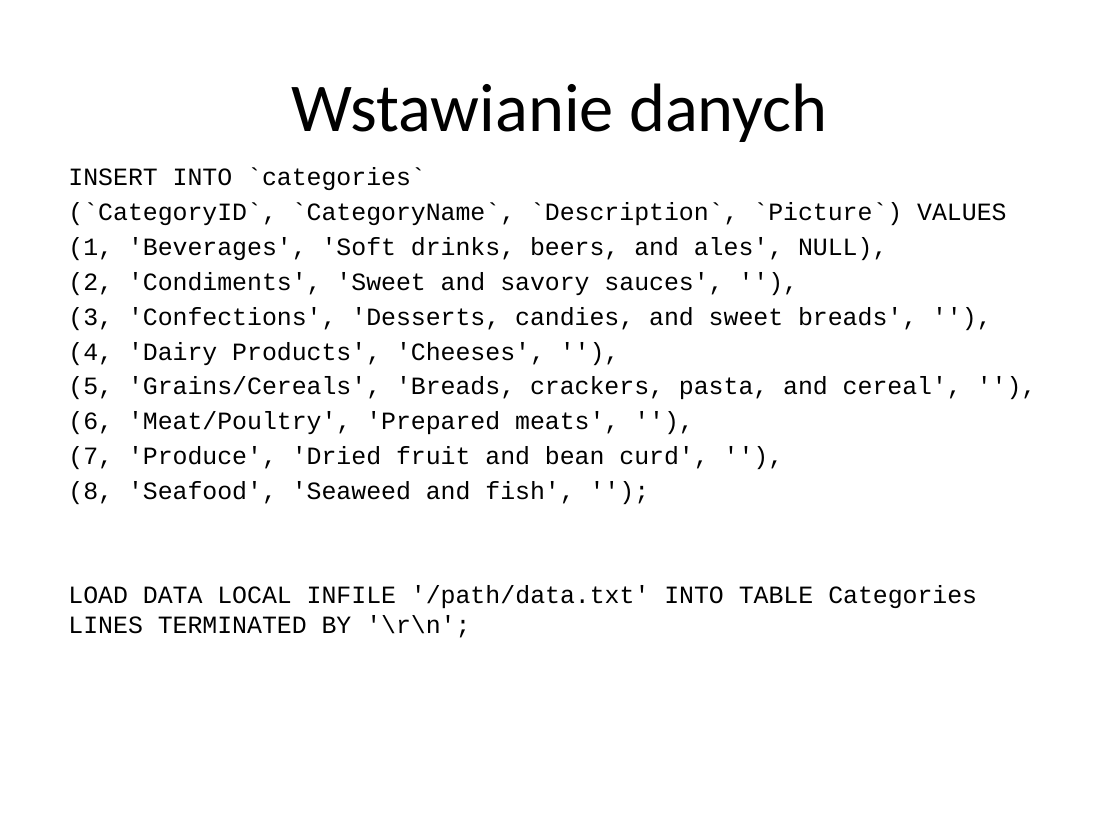
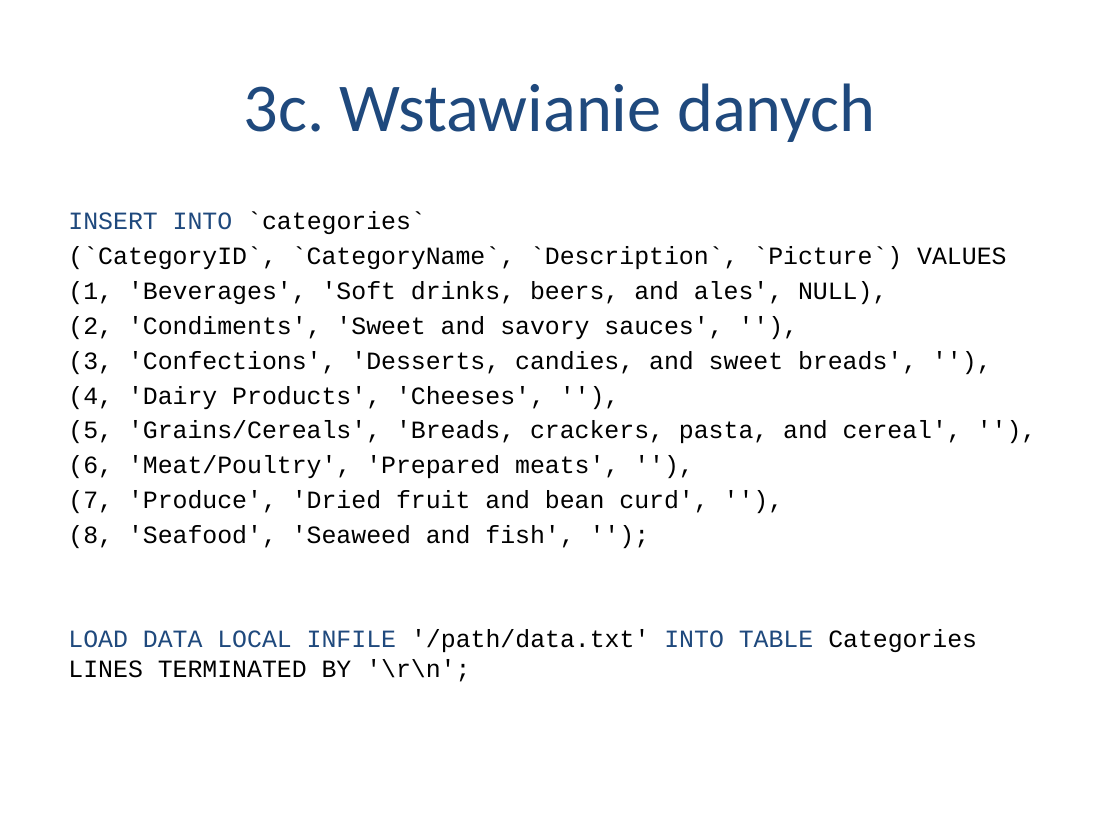
Before and after one commit to alicjasalamon/DB2, a slide deck: slide 16 of MySQL + Hibernate.pptx (slide 15 before the commit). Drawn at 1120x840 pixels with LibreOffice and Linux fonts; fonts in the diff are those of the drawing. Boxes give left, top, right and bottom in pixels: in the first picture for what was removed or moved away, otherwise in the second. Text is boxed around its words. In the diff, an @@ line names an element or a change of style, - is before the commit and + after.

Commit message:
Presentation - new colors + agenda

```diff
--- a/MySQL + Hibernate.pptx
+++ b/MySQL + Hibernate.pptx
@@ title at bbox=[244, 83, 875, 142]: text changed; text colour #000000 to #1F497D @@
-Wstawianie danych
+3c. Wstawianie danych
@@ text "INSERT INTO `categories`": place and size @@
-text "INSERT INTO `categories`" at bbox=[68, 167, 1006, 638]
+text "INSERT INTO `categories`" at bbox=[68, 211, 1006, 682]
@@ text at bbox=[68, 211, 977, 682]: text colour #000000 to #1F497D in "INSERT INTO", "LOAD DATA LOCAL INFILE INTO TABLE" @@
```
Also in this commit, not shown: 24 other slides changed, 2 slides added, 1 slide removed.
